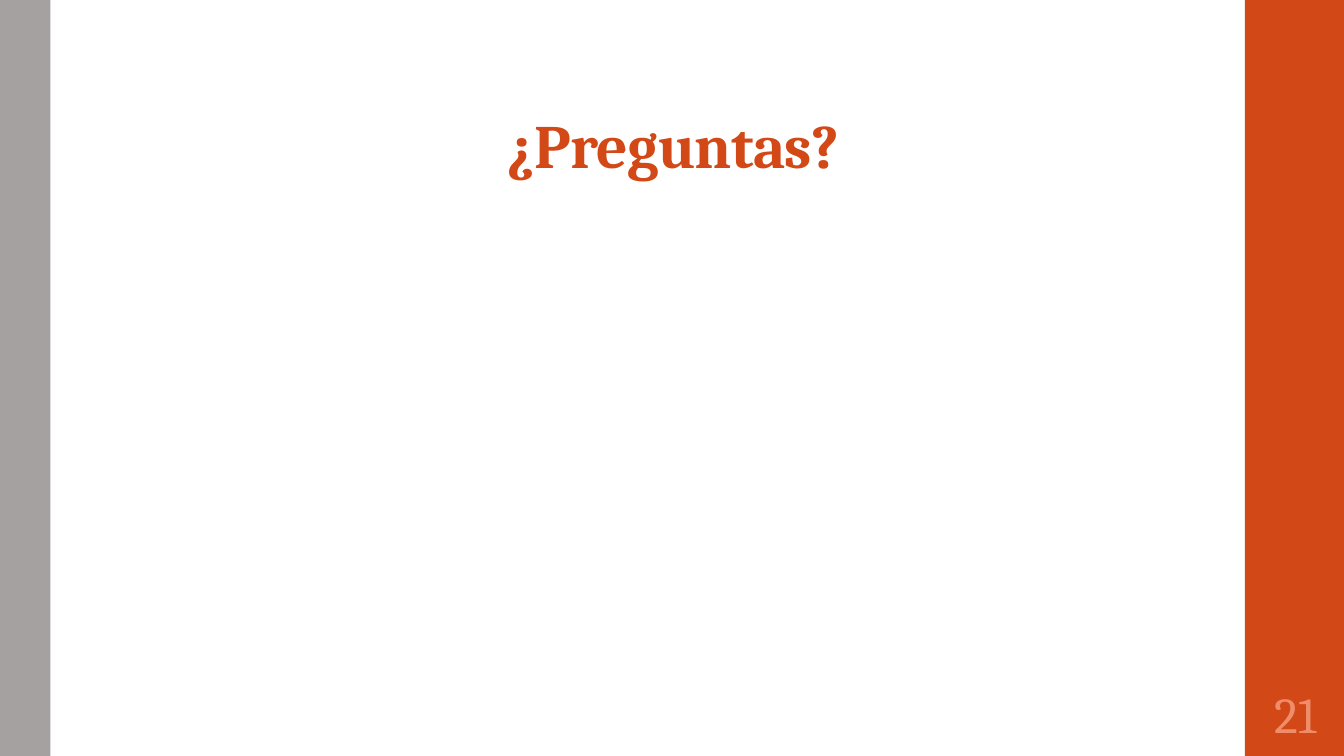
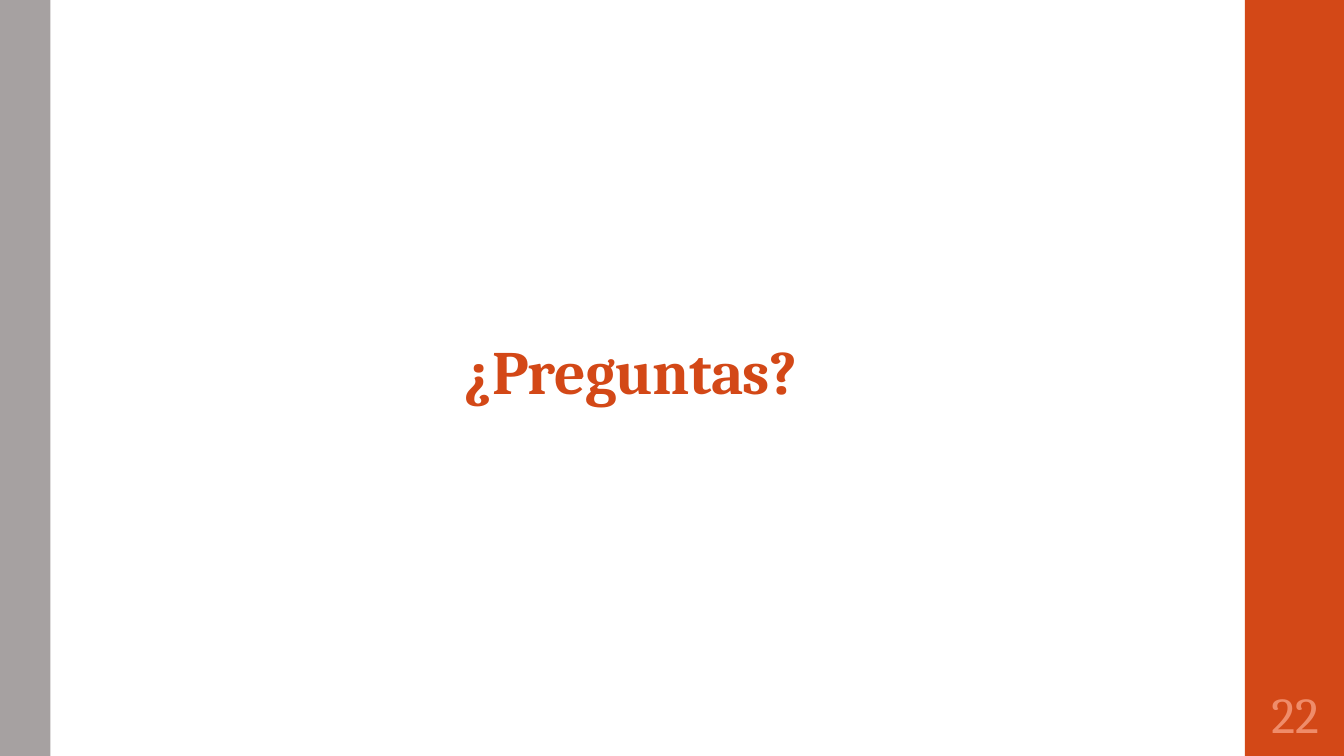
Before and after one commit to portafolio2016/hipocrates, a slide deck: slide 23 of presentación segunda iteración.pptx (slide 22 before the commit). Drawn at 1344x756 pixels with LibreOffice and Linux fonts; fonts in the diff are those of the drawing. Boxes give left, top, right and bottom in pixels: in the first picture for what was removed or moved away, otherwise in the second. Text is boxed around its words. In the diff, an @@ line names an element or a change of style, - is before the commit and + after.

```diff
--- a/presentación segunda iteración.pptx
+++ b/presentación segunda iteración.pptx
@@ title "¿Preguntas?": place and size @@
-title "¿Preguntas?" at [507, 126, 839, 181]
+title "¿Preguntas?" at [465, 352, 797, 407]
@@ page number at [1271, 699, 1319, 733]: text changed @@
-21
+22
```
Also in this commit, not shown: 9 other slides changed, 2 slides added, 1 slide removed, 1 other file.
